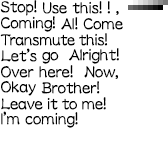
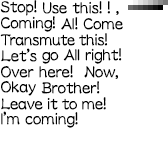
Two versions of the same layered image (w=168, h=160). Layer-by-layer changes:
renamed "Stop! Use this! ! , Coming! Al! Come Transmute this! Let’s go" to "Stop! Use this! ! , Coming! Al! Come Transmute this! Let’s go A", painted on it over [63, 48, 122, 64]
